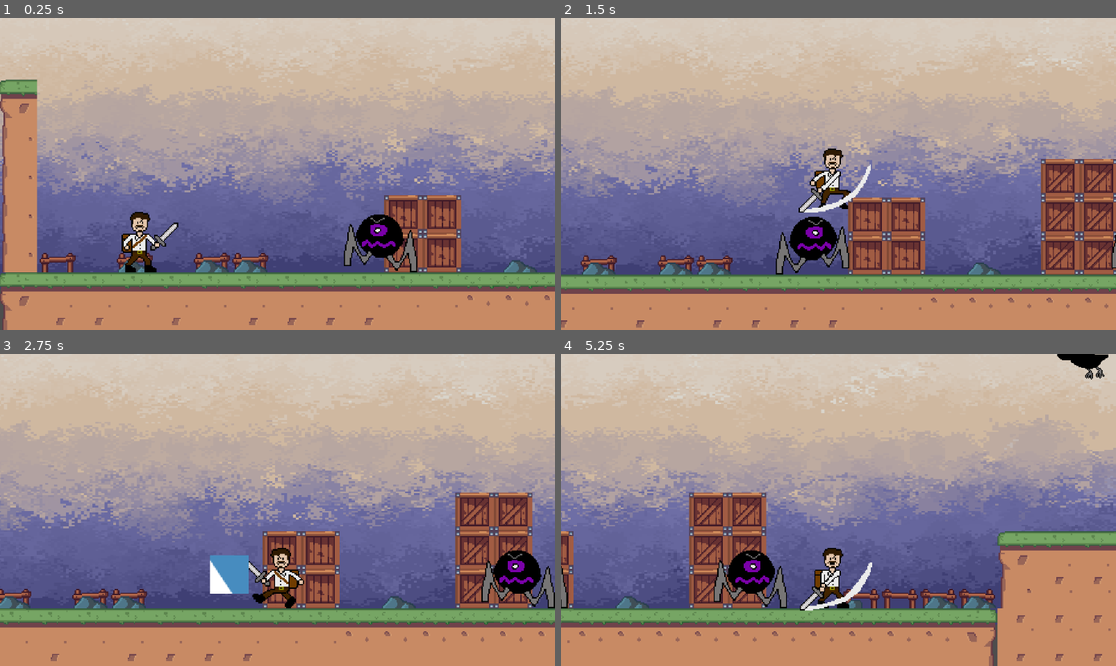
Above: before the commit, frames 1-4 (two rows, left to right).
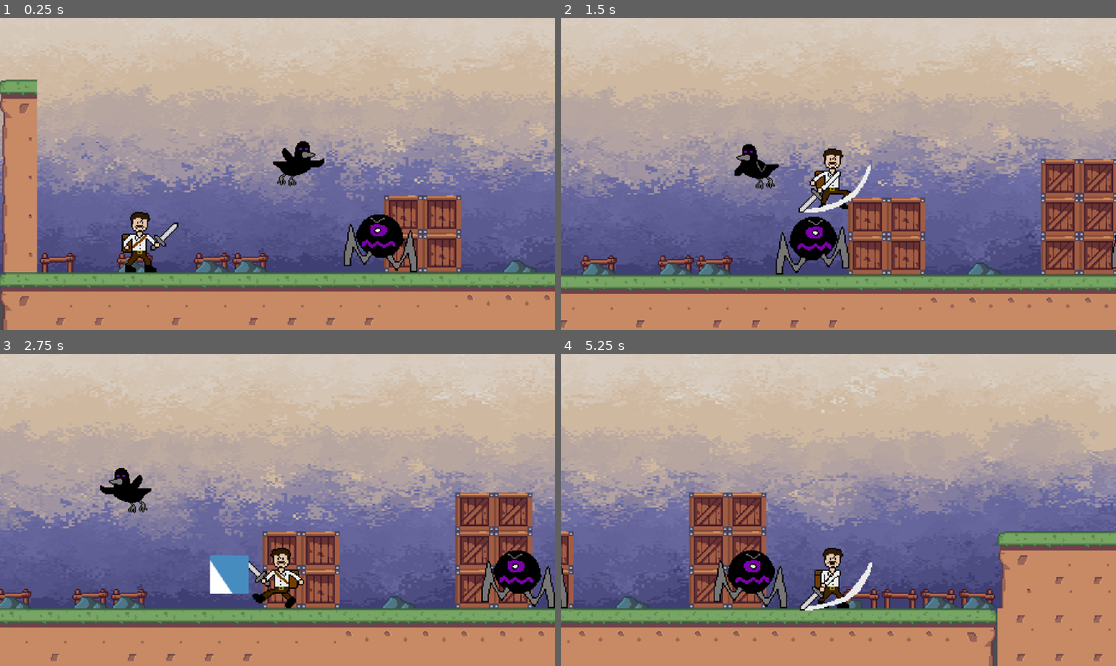
Above: after the commit, the same moments.

Repository: bscott519/ColossalCrisisGame
Game: Godot game, scene res://Scenes/level_1.tscn
The game is run twice, just before and just after one commit, with the same random seed, the same clock (stepped at 60 frames per second) and the same inputs. The engine's default icon, where the game draws it, is replaced by a stand-in: a white triangle on a blue panel in a dark square.
Inputs (mouse positions are in pixels of both pictures, inside the frame that each line leads up to):
- Up to frame 1 (0.25 s): no input
- Up to frame 2 (1.5 s): move the mouse to (960, 158) at 0.52 s; hold D (right) from 0.53 s (still down); click (960, 158) at 0.6 s; tap Space (jump) at 0.77 s; move the mouse to (727, 189) at 1.27 s; right-click (727, 189) at 1.35 s
- Up to frame 3 (2.75 s): tap Space (jump) at 1.52 s; move the mouse to (333, 441) at 2.02 s; release D (right) at 2.03 s; hold A (left) from 2.03 s (still down); click (333, 441) at 2.1 s
- Up to frame 4 (5.25 s): move the mouse to (810, 572) at 2.77 s; release A (left) at 2.78 s; hold D (right) 2.78-4.28 s; right-click (810, 572) at 2.85 s; tap Space (jump) at 3.02, 3.77, 4.52 s; move the mouse to (1005, 556) at 3.52 s; click (1005, 556) at 3.6 s; move the mouse to (672, 463) at 4.27 s; hold A (left) 4.28-5.03 s; right-click (672, 463) at 4.35 s; move the mouse to (866, 510) at 5.02 s; hold D (right) from 5.03 s (still down); click (866, 510) at 5.1 s

The runs differ from the first frame. In frame 1, 0.6% of the frame differs, in the area x 49-59%, y 39-55%; in frame 2, 0.6%; in frame 3, 0.6%; in frame 4, 0.4%.

Commit message:
working on chase mechanic

Diff:
--- a/Scenes/darkbird.tscn
+++ b/Scenes/darkbird.tscn
@@ -106,6 +106,9 @@
 [sub_resource type="CircleShape2D" id="CircleShape2D_rq6ys"]
 radius = 23.0
 
+[sub_resource type="CircleShape2D" id="CircleShape2D_ug8cw"]
+radius = 85.1645
+
 [node name="darkbird" type="CharacterBody2D"]
 collision_layer = 2
 collision_mask = 2
@@ -132,5 +135,12 @@
 [node name="CollisionShape2D" type="CollisionShape2D" parent="BirdDealDmgArea"]
 shape = SubResource("CircleShape2D_rq6ys")
 
+[node name="ChaseArea" type="Area2D" parent="."]
+
+[node name="CollisionShape2D" type="CollisionShape2D" parent="ChaseArea"]
+shape = SubResource("CircleShape2D_ug8cw")
+
 [connection signal="timeout" from="Timer" to="." method="_on_timer_timeout"]
 [connection signal="area_entered" from="Hitbox" to="." method="_on_hitbox_area_entered"]
+[connection signal="body_entered" from="ChaseArea" to="." method="_on_chase_area_body_entered"]
+[connection signal="body_exited" from="ChaseArea" to="." method="_on_chase_area_body_exited"]
--- a/Scenes/level_1.tscn
+++ b/Scenes/level_1.tscn
@@ -166,7 +166,7 @@
 polygon = PackedVector2Array(77, 212, 784, 207, 807, 203, 807, 30, 85, 27, 65, 31, 68, 209, 18, 201, 39, -6, 824, 3, 824, 285, 45, 294)
 
 [node name="darkbird2" parent="." instance=ExtResource("4_y8ncn")]
-position = Vector2(1025, 59)
+position = Vector2(311, 133)
 
 [node name="colosslings" parent="." instance=ExtResource("5_1lh3t")]
 position = Vector2(388, 213)
--- a/Scripts/darkbird.gd
+++ b/Scripts/darkbird.gd
@@ -100,3 +100,11 @@
 	if area == Global.plyrDmgZone:
 		var dmg = Global.plyrDmgAmount
 		take_dmg(dmg)
+
+func _on_chase_area_body_entered(body):
+	if body.name == "player":
+		is_chasing = true
+
+func _on_chase_area_body_exited(body):
+	if body.name == "player":
+		is_chasing = false
Not shown: 1 places in Scenes/darkbird.tscn that only renumber resources
